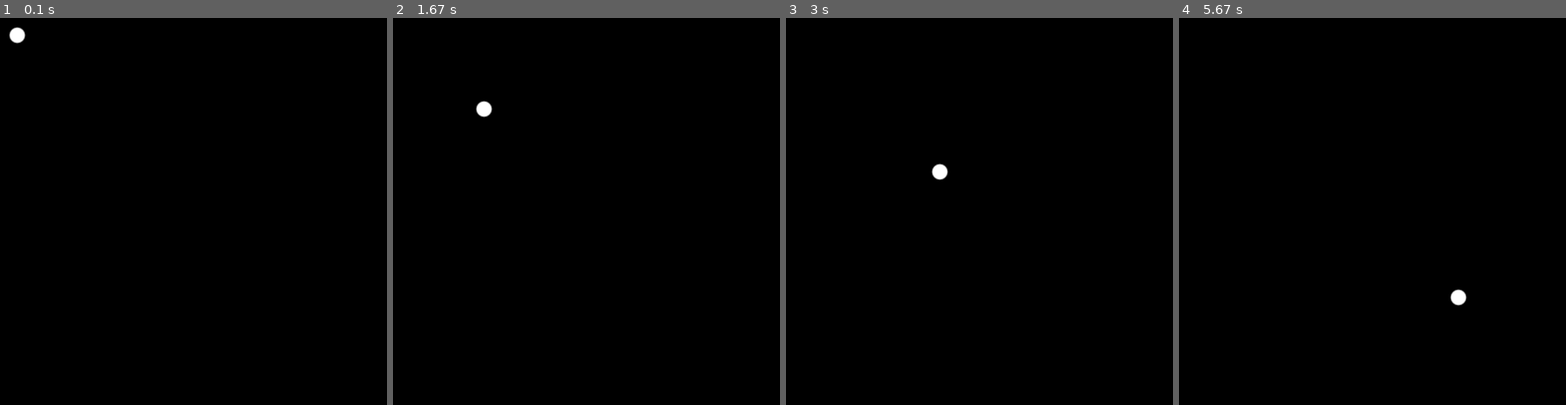
Above: before the commit, frames 1-4 (left to right).
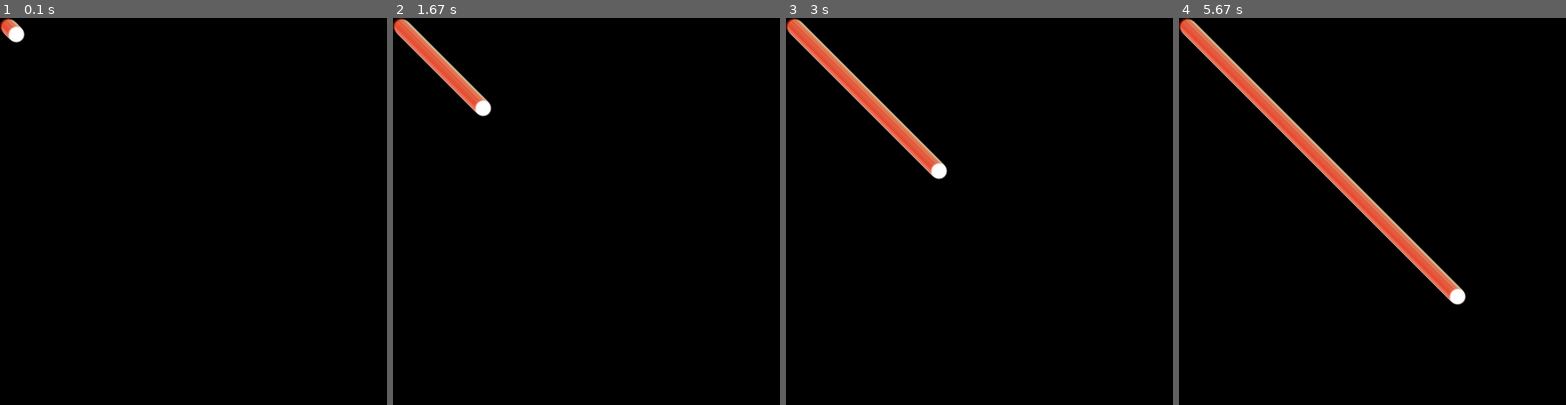
Above: after the commit, the same moments.

Repository: Raytray/Sandbox
Game: pygame game, started from pygame/tut.py
The game is run twice, just before and just after one commit, with the same random seed, the same clock (stepped at 60 frames per second) and the same inputs.
Inputs:
- Up to frame 1 (0.1 s): no input
- Up to frame 2 (1.67 s): no input
- Up to frame 3 (3 s): no input
- Up to frame 4 (5.67 s): no input

The runs differ from the first frame. In frame 1, 0.2% of the frame differs, in the area x 0-7%, y 0-7%; in frame 2, 1.4%; in frame 3, 2.4%; in frame 4, 4.4%, in the area x 0-75%, y 0-75%.

Commit message:
Created a trail using trail.png. Strange overlaps though.

Diff:
--- a/pygame/tut.py
+++ b/pygame/tut.py
@@ -8,20 +8,22 @@
 
 screen = pygame.display.set_mode(size)
 
+trail = pygame.image.load("trail.png")
+trailrect = trail.get_rect()
 ball = pygame.image.load("ball.png")
 ballrect = ball.get_rect()
 
-ballrect = ballrect.move(speed)
 while 1:
     for event in pygame.event.get():
         if event.type == pygame.QUIT: sys.exit()
 
+    screen.blit(trail, trailrect)
     ballrect = ballrect.move(speed)
     if ballrect.left < 0 or ballrect.right > width:
         speed[0] = -speed[0]
     if ballrect.top < 0 or ballrect.bottom > height:
         speed[1] = -speed[1]
 
-    screen.fill(black)
     screen.blit(ball, ballrect)
+    trailrect = trailrect.move(speed)
     pygame.display.flip()
Binary file added: pygame/trail.png
